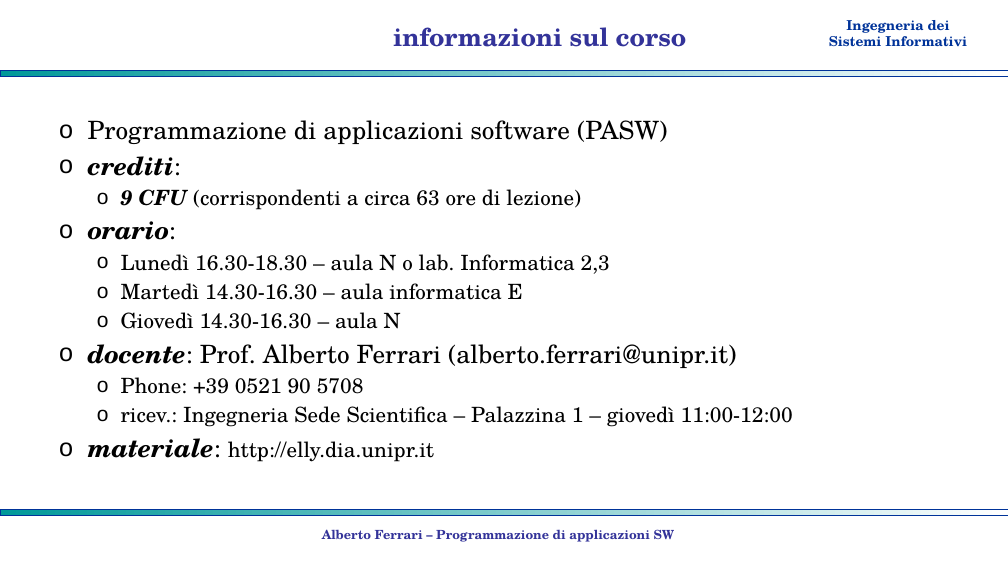
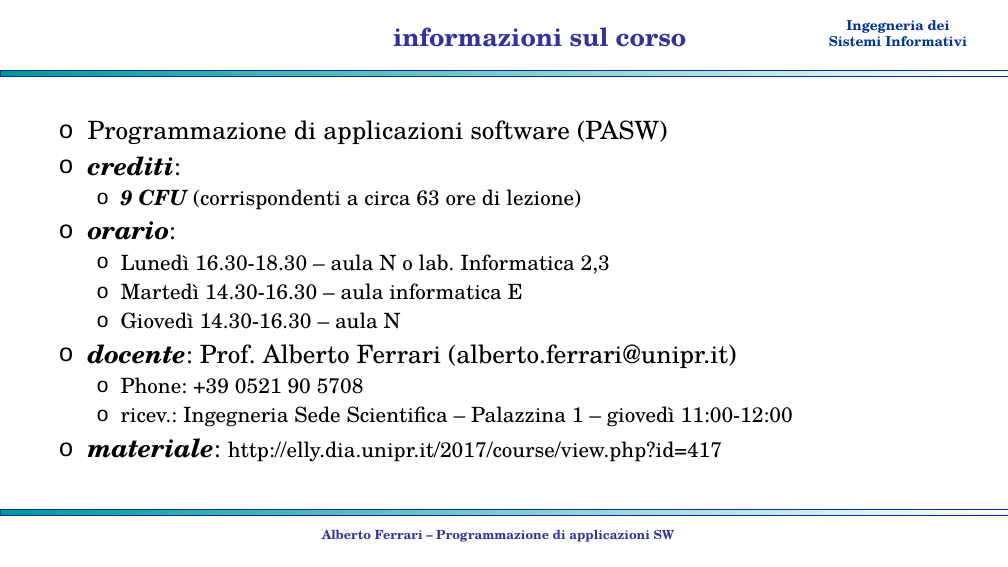
Before and after one commit to albertoferrari/pasw, a slide deck: slide 2 of lezioni/PASW01 - presentazione corso.pptx. Drawn at 1008x567 pixels with LibreOffice and Linux fonts; fonts in the diff are those of the drawing; background and template pictures are left out. Boxes give left, top, right and bottom in pixels: in the first picture for what was removed or moved away, otherwise in the second. Text is boxed around its words. In the diff, an @@ line names an element or a change of style, - is before the commit and + after.

```diff
--- a/lezioni/PASW01 - presentazione corso.pptx
+++ b/lezioni/PASW01 - presentazione corso.pptx
@@ text at box(88, 438, 722, 462): text changed @@
-o materiale: http://elly.dia.unipr.it
+o materiale: http://elly.dia.unipr.it/2017/course/view.php?id=417
```
Also in this commit, not shown: 1 other file.
